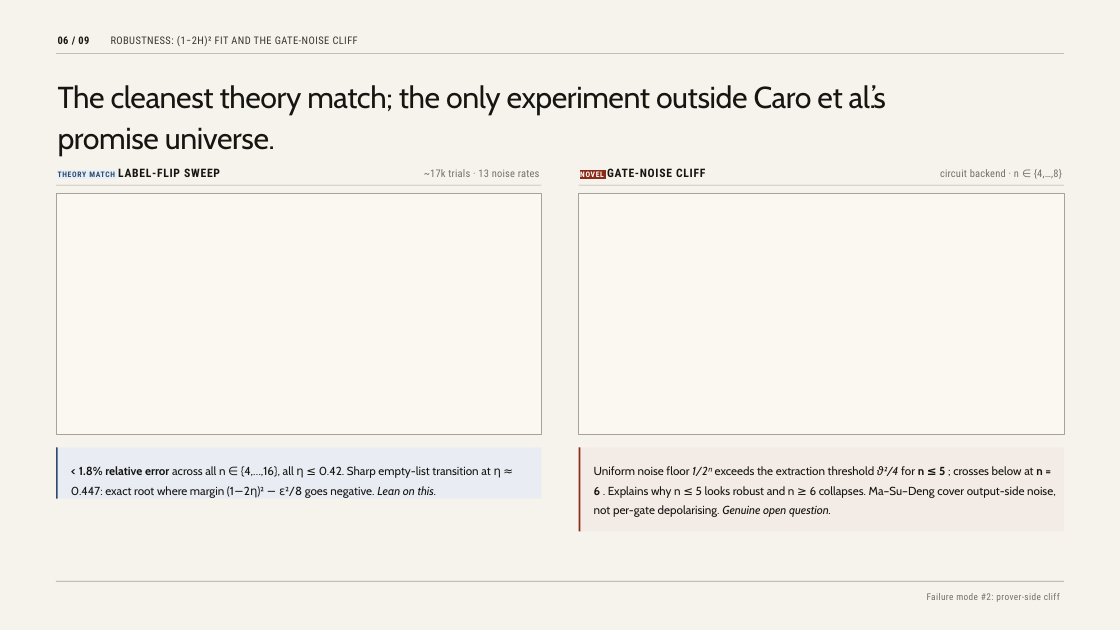
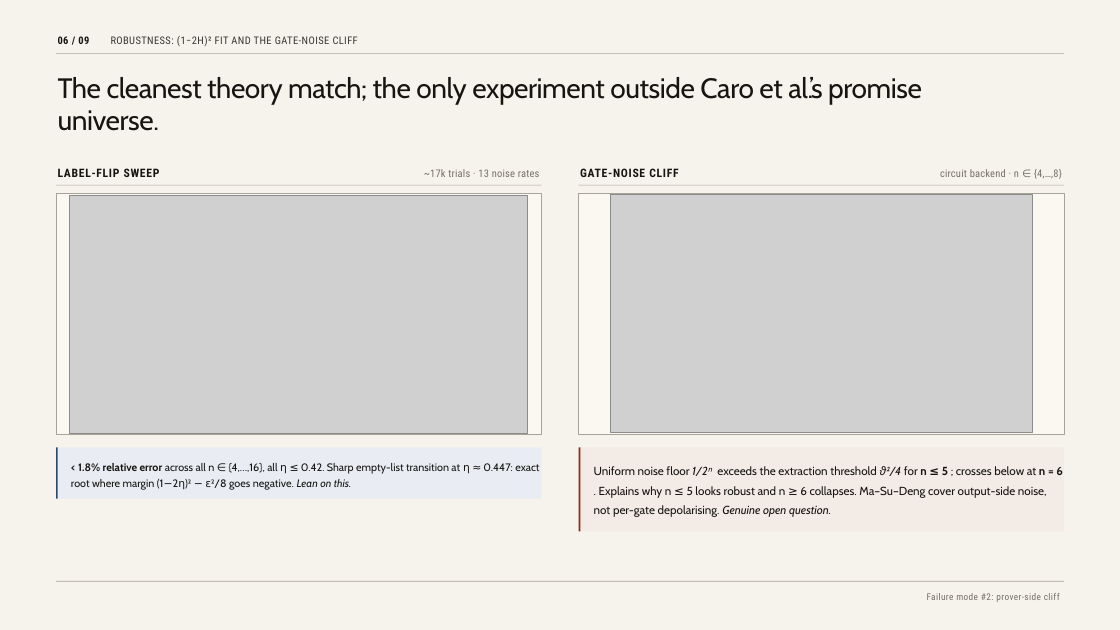
Before and after one commit to a1exxd0/cs310-code, a slide deck: slide 6 of viva.pptx. Drawn at 1120x630 pixels with LibreOffice and Linux fonts; fonts in the diff are those of the drawing; grey boxes stand for pictures. Boxes give left, top, right and bottom in pixels: in the first picture for what was removed or moved away, otherwise in the second. Text is boxed around its words. In the diff, an @@ line names an element or a change of style, - is before the commit and + after.

```diff
--- a/viva.pptx
+++ b/viva.pptx
@@ text "The cleanest theory match; the ..." at (58,77,922,131): size 39 to 36.1 pt; line spacing 1.12 to 0.92 @@
@@ text at (58,168,160,177): text changed @@
-THEORY MATCH LABEL-FLIP SWEEP
+LABEL-FLIP SWEEP
@@ text at (580,168,678,177): text changed @@
-NOVEL GATE-NOISE CLIFF
+GATE-NOISE CLIFF
@@ picture added at (69,195,528,433) @@
@@ picture added at (610,194,1032,432) @@
@@ text "< 1.8% relative error across ..." at (71,463,539,490): size 15 to 13.9 pt; line spacing 1.4 to 1.2 @@
@@ text "Uniform noise floor 1/2ⁿ exceeds ..." rewrapped from (594,466,1056,517) to (594,466,1063,517) @@
```
Also in this commit, not shown: 8 other slides changed, 9 other files.
